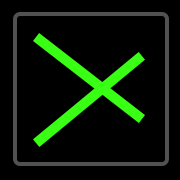
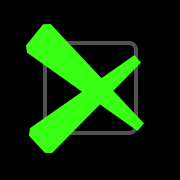
Comparing the layer stacks of the two w=180, h=180 images. Changes:
added layer "Line 1 copy 2" above "Line 1 copy" over 29, 55, 141, 153
painted on "Line 1 copy" over 26, 24, 145, 147
hid "Line 1" over 33, 33, 145, 123
painted on "Rectangle 1" over 13, 12, 169, 166
